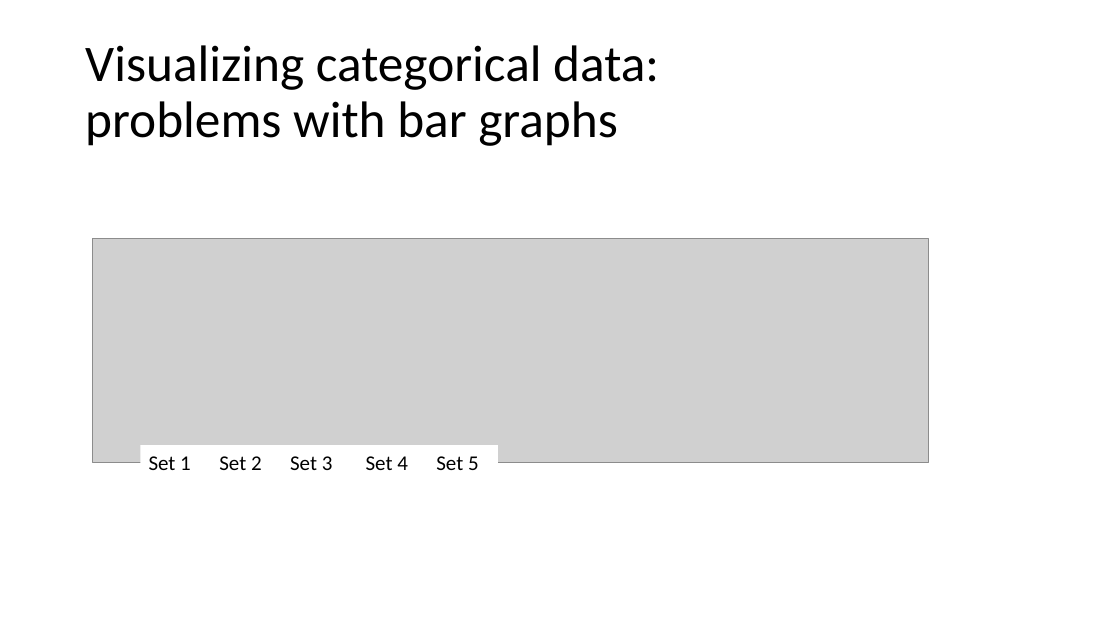
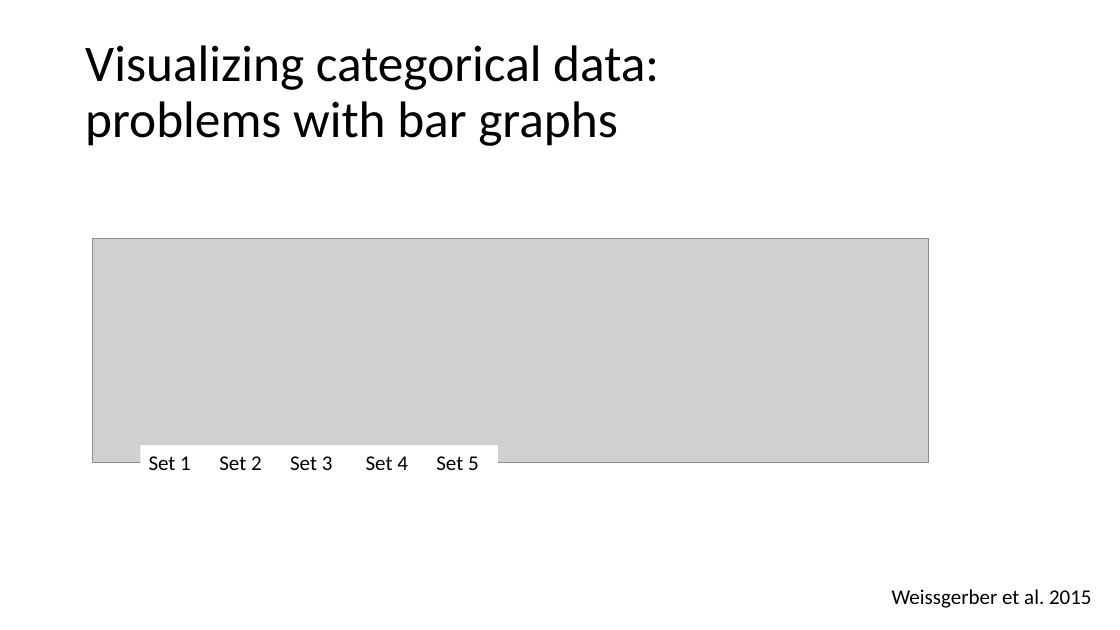
Before and after one commit to hahnp13/Workshops, a slide deck: slide 35 of Slides and materials/ppt files and materials/DataViz.pptx (slide 34 before the commit). Drawn at 1120x630 pixels with LibreOffice and Linux fonts; fonts in the diff are those of the drawing; grey boxes stand for pictures. Boxes give left, top, right and bottom in pixels: in the first picture for what was removed or moved away, otherwise in the second. Text is boxed around its words. In the diff, an @@ line names an element or a change of style, - is before the commit and + after.

```diff
--- a/Slides and materials/ppt files and materials/DataViz.pptx
+++ b/Slides and materials/ppt files and materials/DataViz.pptx
@@ text added at (892, 589, 1092, 608), 18 pt, text #000000 @@
+Weissgerber et al. 2015
```
Also in this commit, not shown: 4 other slides changed, 4 slides added, 1 slide removed.
